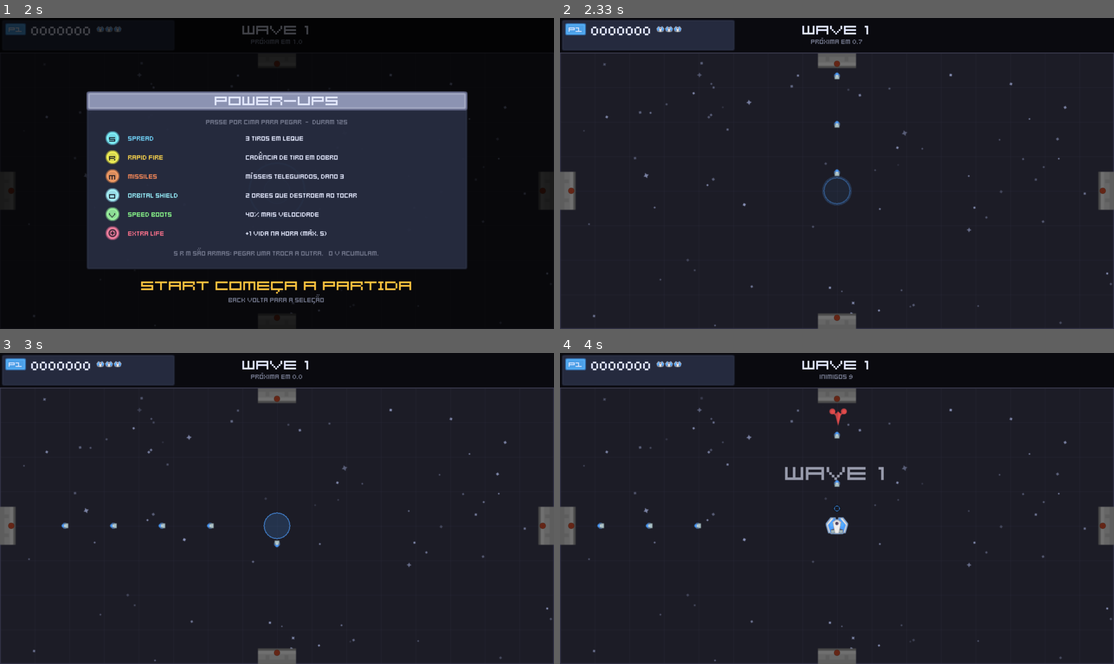
Above: before the commit, frames 1-4 (two rows, left to right).
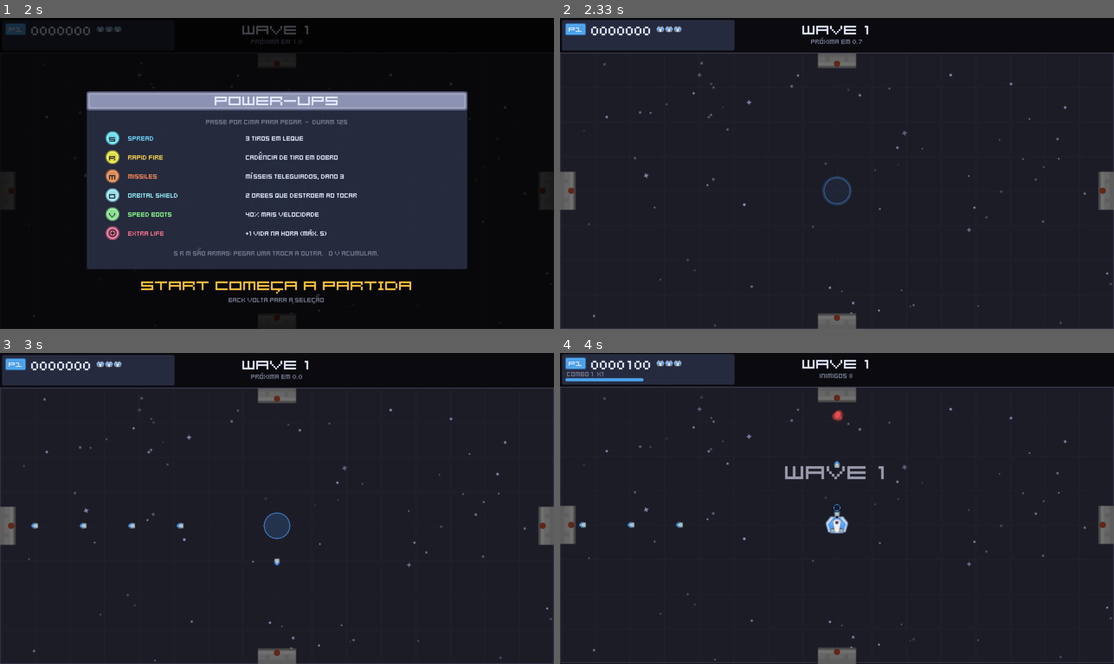
Above: after the commit, the same moments.

Repository: refeals/sikcid-shooting
Game: LÖVE game, started from main.lua
Same seed, same stepped clock (60 frames per second), same inputs: the game is played once before the commit and once after it.
Inputs:
- Up to frame 1 (2 s): hold Right 0.33-0.8 s; tap Enter at 1.33 s; tap Keypad Enter at 1.67 s
- Up to frame 2 (2.33 s): tap Enter at 2 s
- Up to frame 3 (3 s): hold Left 2.33-2.87 s; hold Down from 2.9 s (still down)
- Up to frame 4 (4 s): release Down at 3.2 s; hold Left 3.23-3.63 s; hold Up from 3.67 s (still down)

Frame 1 is identical in both runs. In frame 2, less than 0.1% of the frame differs, in the area x 49-51%, y 17-51%; in frame 3, 0.2%; in frame 4, 2.6%, in the area x 0-100%, y 0-100%.

Commit message:
feat: auto-aim at nearest enemy when not aiming

Diff:
--- a/src/config.lua
+++ b/src/config.lua
@@ -232,7 +232,15 @@
 Config.EXIT_HOLD = 0.5        -- segundos de back+start (ou ESC) para sair do jogo
 Config.EXIT_HOLD_BACK = 1.0   -- segundos de SELECT sozinho no gamepad para sair
 Config.BIND_DEBOUNCE = 0.25   -- ignora o start que acabou de vincular o jogador
-Config.AUTO_FIRE_ALWAYS = true
+
+-- Auto-aim: with no manual aim (right stick / d-pad), the ship aims and fires
+-- at the nearest enemy within `radius`; with none in range it holds fire.
+Config.AUTO_AIM = {
+  enabled = true,      -- false = fire only while aiming by hand (stick / d-pad)
+  radius = 200,        -- px: enemies farther than this are never auto-targeted
+  switchRatio = 0.75,  -- another enemy steals the lock only when closer than
+                       -- this fraction of the locked enemy's distance
+}
 
 -- ---------------------------------------------------------------------------
 -- Jogador
--- a/src/entities/player.lua
+++ b/src/entities/player.lua
@@ -66,6 +66,7 @@
     invuln = 0,
     respawnTimer = 0,
     fireCooldown = 0,
+    target = nil,             -- enemy locked by the auto-aim
     orbAngle = 0,
     muzzle = 0,               -- clarão curto do cano ao atirar
     spawnFx = 0,              -- anel de respawn
@@ -93,6 +94,7 @@
   self.invuln = P.invulnTime
   self.respawnTimer = 0
   self.fireCooldown = 0
+  self.target = nil
   self.aimX, self.aimY = 0, -1
   self.angle = UP
   self.muzzle = 0
@@ -103,33 +105,65 @@
 end
 
 -- ---------------------------------------------------------------------------
--- Mira: analógico direito > d-pad > direção do movimento > última mira válida.
--- Devolve também se o jogador está "mirando de propósito" (para AUTO_FIRE
--- desligado).
--- ---------------------------------------------------------------------------
-function Player:updateAim(moveX, moveY)
+-- Auto-aim target: keeps the locked enemy while it lives and stays in range,
+-- unless another one is clearly closer (switchRatio), so the aim does not
+-- flicker between two enemies at about the same distance.
+-- ---------------------------------------------------------------------------
+function Player:autoTarget(world)
+  local A = Config.AUTO_AIM
+  if not A.enabled then
+    self.target = nil
+    return nil
+  end
+  local r2 = A.radius * A.radius
+
+  local t, td2 = self.target, nil
+  if t then
+    td2 = Util.dist2(self.x, self.y, t.x, t.y)
+    if t.dead or td2 > r2 then t, td2 = nil, nil end
+  end
+
+  local best = world:nearestEnemy(self.x, self.y, A.radius)
+  if not t then
+    t = best
+  elseif best and best ~= t then
+    local ratio2 = A.switchRatio * A.switchRatio
+    if Util.dist2(self.x, self.y, best.x, best.y) < td2 * ratio2 then t = best end
+  end
+
+  self.target = t
+  return t
+end
+
+-- ---------------------------------------------------------------------------
+-- Aim: right stick > d-pad > auto-aim target > movement direction > last aim.
+-- Returns whether the ship should fire: only with manual aim or a target.
+-- ---------------------------------------------------------------------------
+function Player:updateAim(moveX, moveY, world)
   local d = self.device
-  local aiming = false
 
   local ax, ay = d:aimVector()
+  if ax == 0 and ay == 0 then ax, ay = d:dpadVector() end
   if ax ~= 0 or ay ~= 0 then
-    aiming = true
-  else
-    ax, ay = d:dpadVector()
-    if ax ~= 0 or ay ~= 0 then aiming = true end
-  end
-
-  if aiming then
-    local nx, ny = Util.normalize(ax, ay)
-    self.aimX, self.aimY = nx, ny
-  elseif moveX ~= 0 or moveY ~= 0 then
-    -- Sem mira explícita: segue o movimento, mas não vira "última mira".
-    local nx, ny = Util.normalize(moveX, moveY)
-    self.aimX, self.aimY = nx, ny
-  end
-  -- Caso contrário mantém self.aimX/aimY (última mira válida).
-
-  return aiming
+    -- Manual aim wins; drop the lock so releasing the stick picks afresh.
+    self.target = nil
+    self.aimX, self.aimY = Util.normalize(ax, ay)
+    return true
+  end
+
+  local t = self:autoTarget(world)
+  if t then
+    local nx, ny, len = Util.normalize(t.x - self.x, t.y - self.y)
+    if len > 0 then self.aimX, self.aimY = nx, ny end
+    return true
+  end
+
+  -- No manual aim and no target: hold fire, face the movement direction
+  -- (or keep the last aim while standing still).
+  if moveX ~= 0 or moveY ~= 0 then
+    self.aimX, self.aimY = Util.normalize(moveX, moveY)
+  end
+  return false
 end
 
 function Player:update(dt, world)
@@ -167,7 +201,7 @@
   if self.y < a.y + r then self.y, self.vy = a.y + r, 0 end
   if self.y > a.y + a.h - r then self.y, self.vy = a.y + a.h - r, 0 end
 
-  local aiming = self:updateAim(moveX, moveY)
+  local wantsFire = self:updateAim(moveX, moveY, world)
   -- Purely visual: the ship turns quickly but not instantly toward the aim.
   self.angle = Util.angleLerp(self.angle, math.atan2(self.aimY, self.aimX),
     math.min(1, P.turnRate * dt))
@@ -175,7 +209,6 @@
 
   -- Tiro automático.
   if self.fireCooldown > 0 then self.fireCooldown = self.fireCooldown - dt end
-  local wantsFire = Config.AUTO_FIRE_ALWAYS or aiming
   if wantsFire and self.fireCooldown <= 0 then
     local fn = WEAPONS[self.mods.weapon] or WEAPONS.single
     fn(self, world)
